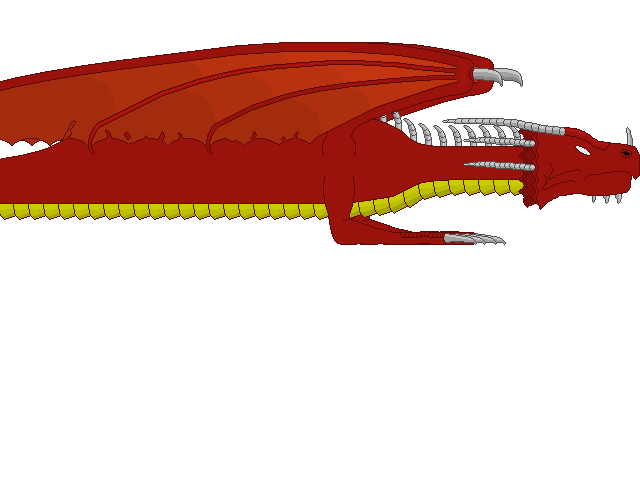
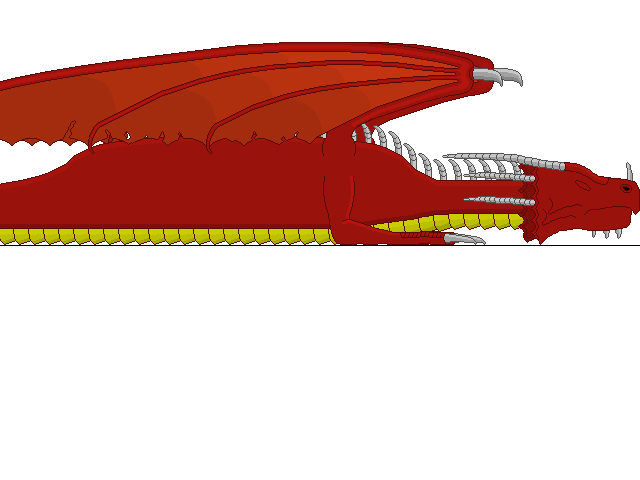
Layers edited between the first and the second 640px x 480px image:
painted on "New Layer#1" over [0, 45, 469, 141]
painted on "New Layer#12" over [342, 176, 444, 235]
showed "New Layer#5" over [0, 245, 640, 246]
added layer "New Layer copy#3" above "New Layer" over [442, 153, 640, 245]
hid "New Layer" over [442, 118, 640, 210]
showed "New Layer#6", painted on it over [0, 113, 525, 245]
hid "New Layer#7", painted on it over [0, 88, 525, 220]
hid "New Layer#18", painted on it over [343, 176, 497, 245]
hid "New Layer#15" over [431, 231, 506, 245]
